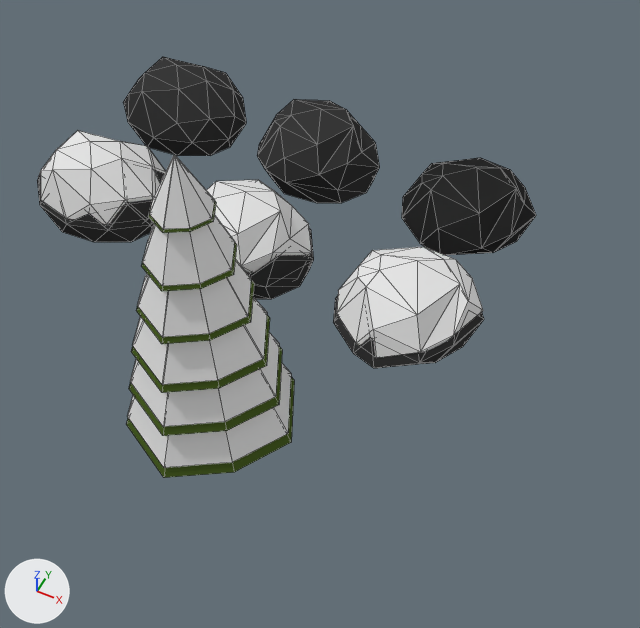
One commit to the Blender file RunnerGame/Assets/Models/LowPolyForrest.blend: the scene before it, then after it.
Before and after are seen from a camera (50 mm lens) standing at (8.97, -6.68, 10.23) and looking at (4.86, 1.55, -0.05). The axes (+X, +Y, +Z) are drawn at lower left. The lights are the same throughout. Mesh edges are drawn as thin lines. The same objects are shown in both versions, whatever each file hides.

Before the edit, the objects in view are built like this:
```python
ob_cylinder_003 = bpy.data.objects.new('Cylinder.003', me_cylinder_004)
ob_cylinder_003.location = (3.75, -0.03, -0.02)
ob_icosphere_001 = bpy.data.objects.new('Icosphere.001', me_icosphere_002)
ob_icosphere_001.location = (3.08, 2.45, -0.07)
ob_icosphere_002 = bpy.data.objects.new('Icosphere.002', me_icosphere_003)
ob_icosphere_002.location = (5.98, 5.13, -0.07)
ob_icosphere_004 = bpy.data.objects.new('Icosphere.004', me_icosphere_005)
ob_icosphere_004.location = (0.07, 2.45, 0.04)
ob_icosphere_004.scale = (0.999, 0.999, 0.999)
ob_icosphere_007 = bpy.data.objects.new('Icosphere.007', me_icosphere_008)
ob_icosphere_007.location = (3.08, 2.45, 0.08)
ob_icosphere_007.scale = (0.991, 0.991, 0.991)
ob_icosphere_008 = bpy.data.objects.new('Icosphere.008', me_icosphere_009)
ob_icosphere_008.location = (5.98, 2.45, 0.11)
ob_icosphere_010 = bpy.data.objects.new('Icosphere.010', me_icosphere_011)
ob_icosphere_010.location = (3.08, 5.13, -0.07)
ob_icosphere_011 = bpy.data.objects.new('Icosphere.011', me_icosphere_012)
ob_icosphere_011.location = (0.05, 5.14, -0.05)
ob_icosphere_012 = bpy.data.objects.new('Icosphere.012', me_icosphere_014)
ob_icosphere_012.location = (5.98, 2.44, -0.07)
# also in view: 'Icosphere' at (0.13, 2.45, 0.2)
```
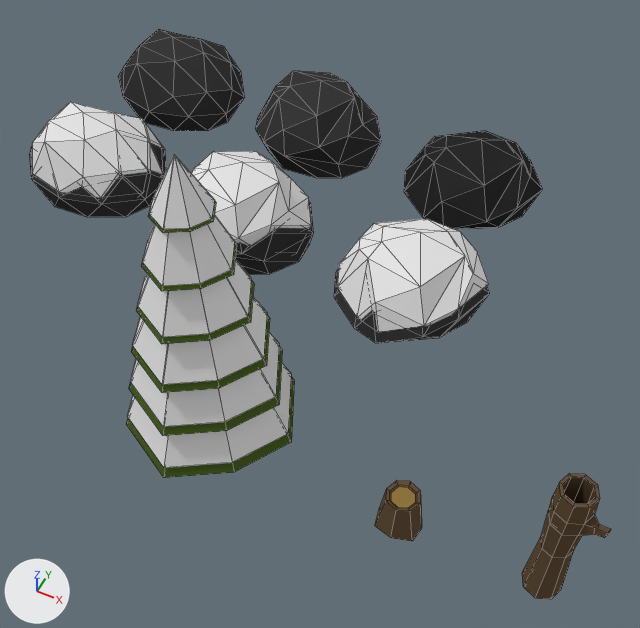
Location of each change, [x1, y1, x2, y2] in pixels of the pictures (640 x 628 px):
'Cylinder.003', reshaped (188% wider, 37% taller): before [126, 155, 294, 478]; after [126, 155, 611, 599]
'Icosphere.008', moved: before [337, 247, 483, 358]; after [337, 219, 489, 332]
'Icosphere.002', moved: before [402, 158, 536, 255]; after [404, 131, 543, 229]
'Icosphere.010', moved: before [257, 99, 380, 203]; after [255, 71, 381, 178]
'Icosphere.011', moved: before [124, 57, 246, 156]; after [118, 29, 245, 131]
'Icosphere.004', moved: before [38, 131, 166, 225]; after [31, 102, 163, 198]
'Icosphere.007', moved: before [206, 180, 312, 273]; after [192, 151, 311, 246]
'Icosphere', moved: before [37, 150, 165, 242]; after [29, 124, 166, 217]
'Icosphere.012', moved: before [333, 296, 484, 368]; after [334, 269, 489, 343]
'Icosphere.001', moved: before [247, 228, 314, 299]; after [235, 202, 314, 275]
part 1 of me_cylinder_004, added (brown): after [522, 474, 611, 599]
part 2 of me_cylinder_004, added (brown): after [375, 481, 422, 541]

The change in detail:
Material 'Black' (mat_black) is new.
Its base color is (0.0, 0.0, 0.0) (black #000000).
Material 'WoodLight' (mat_woodlight) is new.
Its base color is (0.296, 0.188, 0.0497) (brown #94783f).
me_cylinder_004 is used by ob_cylinder_003; location (3.75, -0.03, -0.02).
me_cylinder_004 had 232 vertices, 214 faces and spanned x -1.41..1.41, y -1.42..1.4, z -2.12..3.77.
me_cylinder_004 now has 396 vertices, 354 faces and spans x -1.41..6.06, y -1.42..1.4, z -2.13..3.77.
me_cylinder_004 part 1: a new loose piece of 84 vertices spanning x 5.25..6.06, y -0.31..0.29, z -2.13..0.44.
me_cylinder_004 part 2: a new loose piece of 32 vertices spanning x 2.93..3.65, y -0.37..0.35, z -2.12..-1.42.
me_cylinder_004 now uses material mat_woodlight (brown #94783f).
me_cylinder_004 now uses material mat_black (black #000000).
Object 'Icosphere.012' (ob_icosphere_012) moves from (5.98, 2.44, -0.07) to (5.98, 2.44, 0.52).
Object 'Icosphere.011' (ob_icosphere_011) moves from (0.05, 5.14, -0.05) to (0.05, 5.14, 0.54).
Object 'Icosphere.010' (ob_icosphere_010) moves from (3.08, 5.13, -0.07) to (3.08, 5.13, 0.52).
Object 'Icosphere.008' (ob_icosphere_008) moves from (5.98, 2.45, 0.11) to (5.98, 2.45, 0.7).
Object 'Icosphere.007' (ob_icosphere_007) moves from (3.08, 2.45, 0.08) to (3.08, 2.45, 0.66).
Object 'Icosphere.004' (ob_icosphere_004) moves from (0.07, 2.45, 0.04) to (0.07, 2.45, 0.63).
Object 'Icosphere.002' (ob_icosphere_002) moves from (5.98, 5.13, -0.07) to (5.98, 5.13, 0.52).
Object 'Icosphere.001' (ob_icosphere_001) moves from (3.08, 2.45, -0.07) to (3.08, 2.45, 0.52).
Object 'Icosphere' (ob_icosphere) moves from (0.07, 2.45, -0.05) to (0.07, 2.45, 0.53).
